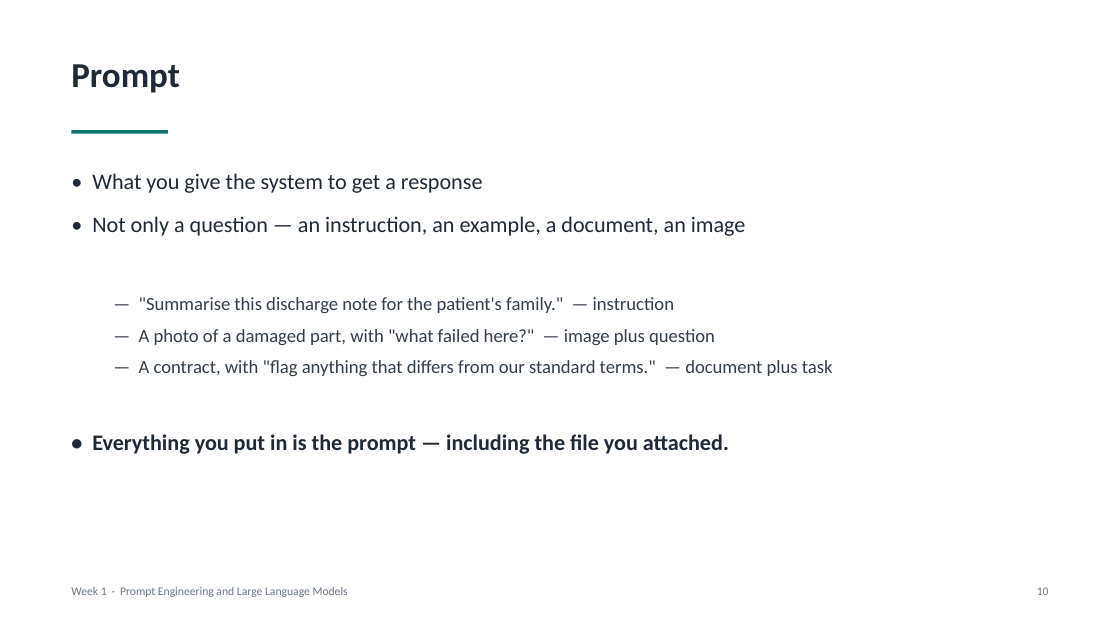
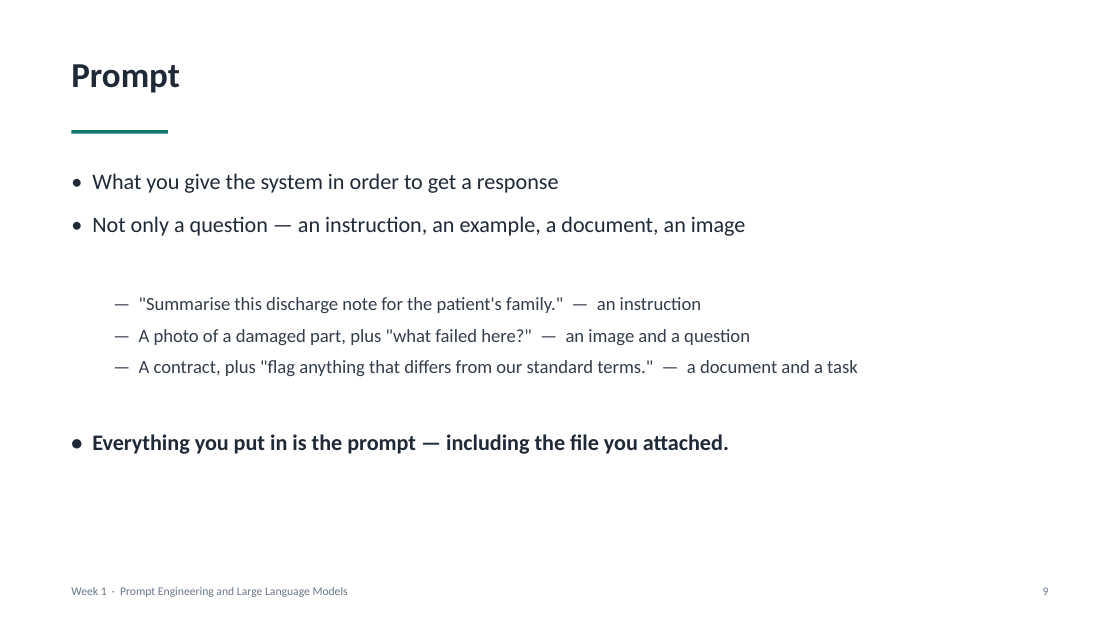
Before and after one commit to makyol/PromptEngineering, a slide deck: slide 9 of Lectures/week01/week01.pptx (slide 10 before the commit). Drawn at 1120x630 pixels with LibreOffice and Linux fonts; fonts in the diff are those of the drawing. Boxes give left, top, right and bottom in pixels: in the first picture for what was removed or moved away, otherwise in the second. Text is boxed around its words. In the diff, an @@ line names an element or a change of style, - is before the commit and + after.

```diff
--- a/Lectures/week01/week01.pptx
+++ b/Lectures/week01/week01.pptx
@@ text at [92, 173, 559, 193]: text changed @@
-• What you give the system to get a response
+• What you give the system in order to get a response
@@ text at [139, 297, 858, 376]: text changed @@
-  — "Summarise this discharge note for the patient's family." — instruction
-  — A photo of a damaged part, with "what failed here?" — image plus question
-  — A contract, with "flag anything that differs from our standard terms." — document plus task
+  — "Summarise this discharge note for the patient's family." — an instruction
+  — A photo of a damaged part, plus "what failed here?" — an image and a question
+  — A contract, plus "flag anything that differs from our standard terms." — a document and a task
@@ text at [1043, 587, 1049, 595]: text changed @@
-10
+9
```
Also in this commit, not shown: 18 other slides changed, 5 slides added, 3 slides removed, 7 other files.
